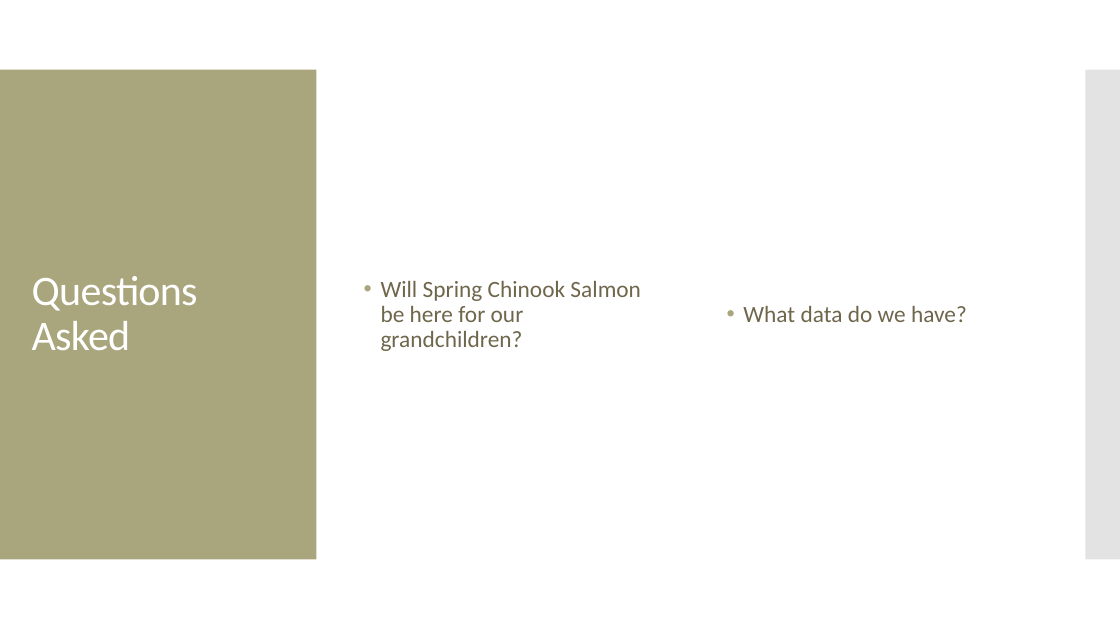
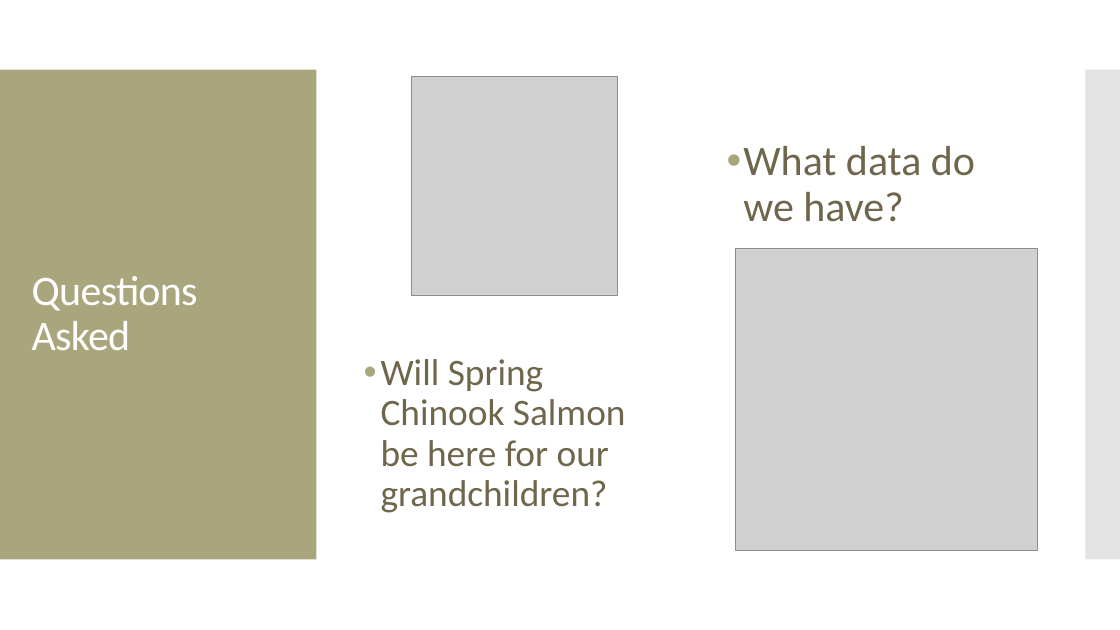
Before and after one commit to jayhjman/bootcamp-project1, a slide deck: slide 6 of Spring Chinook Salmon in the Portland Metro Area.pptx. Drawn at 1120x630 pixels with LibreOffice and Linux fonts; fonts in the diff are those of the drawing; grey boxes stand for pictures. Boxes give left, top, right and bottom in pixels: in the first picture for what was removed or moved away, otherwise in the second. Text is boxed around its words. In the diff, an @@ line names an element or a change of style, - is before the commit and + after.

```diff
--- a/Spring Chinook Salmon in the Portland Metro Area.pptx
+++ b/Spring Chinook Salmon in the Portland Metro Area.pptx
@@ text "Will Spring Chinook Salmon be ..." at bbox=[381, 359, 626, 513]: size 20 to 32 pt @@
@@ picture added at bbox=[412, 77, 618, 296] @@
@@ text "What data do we have?" at bbox=[743, 146, 975, 222]: size 20 to 36 pt @@
@@ picture added at bbox=[736, 249, 1038, 550] @@
```
Also in this commit, not shown: 3 other slides changed, 2 slides added, 2 slides removed.
